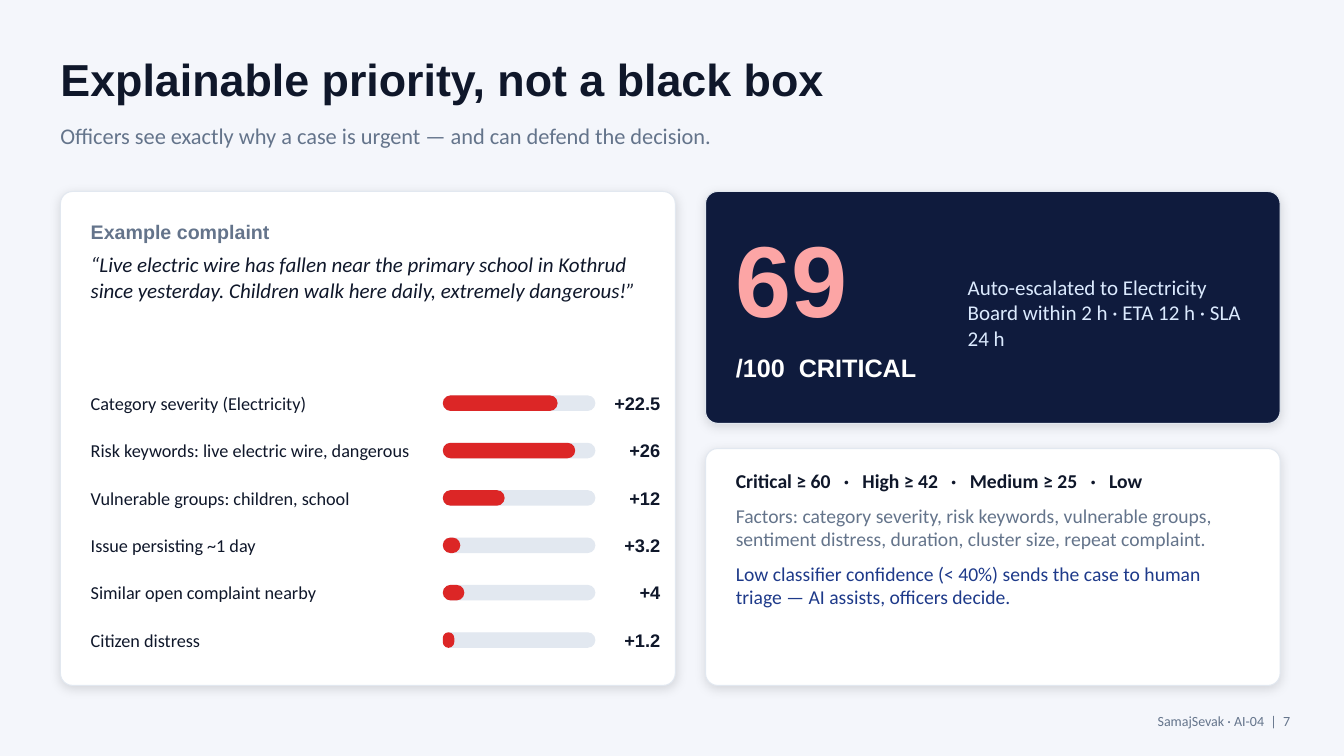
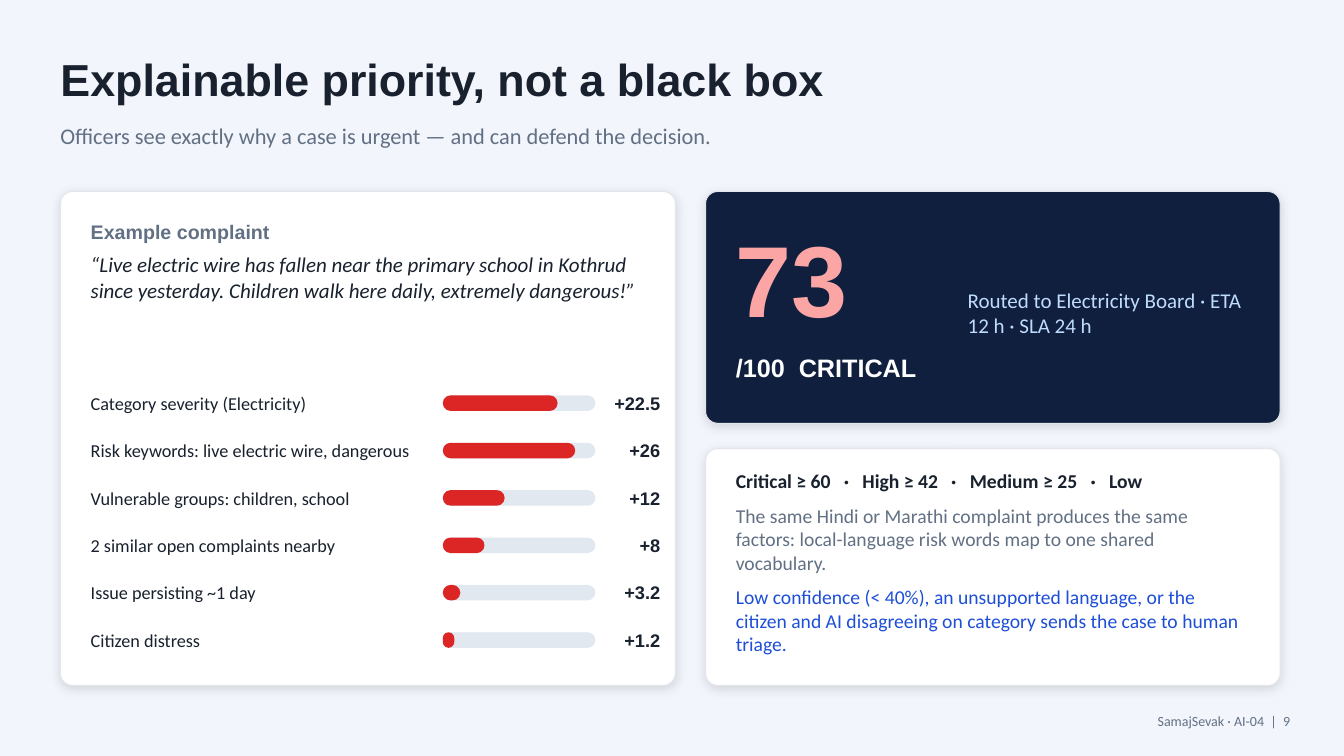
Before and after one commit to Saikarpe/SamajSevak, a slide deck: slide 9 of docs/SamajSevak_Hack2Ignite_AI-04.pptx (slide 7 before the commit). Drawn at 1344x756 pixels with LibreOffice and Linux fonts; fonts in the diff are those of the drawing. Boxes give left, top, right and bottom in pixels: in the first picture for what was removed or moved away, otherwise in the second. Text is boxed around its words. In the diff, an @@ line names an element or a change of style, - is before the commit and + after.

```diff
--- a/docs/SamajSevak_Hack2Ignite_AI-04.pptx
+++ b/docs/SamajSevak_Hack2Ignite_AI-04.pptx
@@ background #F4F6FB to #F2F5FB @@
@@ rounded rectangle at box(60, 192, 676, 686): outline #E2E8F0 0.75 pt to #E3E7ED 0.75 pt @@
@@ rounded rectangle at box(706, 192, 1280, 423): fill #0F1B3D to #0F1F3D; outline #E2E8F0 0.75 pt to #E3E7ED 0.75 pt @@
@@ text at box(736, 246, 848, 318): text changed @@
-69
+73
@@ text at box(968, 293, 1241, 333): text changed; text colour #DBEAFE to #BFDBFE @@
-Auto-escalated to Electricity Board within 2 h · ETA 12 h · SLA 24 h
+Routed to Electricity Board · ETA 12 h · SLA 24 h
@@ rounded rectangle at box(706, 449, 1280, 686): outline #E2E8F0 0.75 pt to #E3E7ED 0.75 pt @@
@@ text at box(736, 509, 1238, 655): text changed; text colour #64748B to #1D4ED8 @@
-Factors: category severity, risk keywords, vulnerable groups, sentiment distress, duration, cluster size, repeat complaint.
-Low classifier confidence (< 40%) sends the case to human triage — AI assists, officers decide.
+The same Hindi or Marathi complaint produces the same factors: local-language risk words map to one shared vocabulary.
+Low confidence (< 40%), an unsupported language, or the citizen and AI disagreeing on category sends the case to human triage.
@@ text at box(91, 539, 335, 555): text changed; text colour #0F172A to #18212D @@
-Similar open complaint nearby
+2 similar open complaints nearby
@@ rounded rectangle: place and size @@
-rounded rectangle at box(444, 538, 460, 553)
+rounded rectangle at box(444, 538, 484, 553)
@@ text added at box(640, 539, 661, 552), 13 pt, text #18212D, bold @@
++8
@@ text "Issue persisting ~1 day": place and size @@
-text "Issue persisting ~1 day" at box(91, 539, 255, 555)
+text "Issue persisting ~1 day" at box(91, 586, 255, 602)
@@ text "Issue persisting ~1 day" at box(91, 586, 255, 602): text colour #0F172A to #18212D @@
@@ rounded rectangle: place and size @@
-rounded rectangle at box(444, 586, 464, 600)
+rounded rectangle at box(444, 586, 460, 600)
@@ text "+3.2": place and size @@
-text "+3.2" at box(624, 539, 660, 552)
+text "+3.2" at box(624, 586, 660, 599)
@@ text "+3.2" at box(624, 586, 660, 599): text colour #0F172A to #18212D @@
@@ text removed at box(640, 586, 661, 599) @@
-+4
@@ text at box(1158, 716, 1290, 729): text changed; text colour #64748B to #627084 @@
-SamajSevak · AI-04 | 7
+SamajSevak · AI-04 | 9
```
Also in this commit, not shown: 10 other slides changed, 5 slides added, 2 slides removed, 51 other files.
